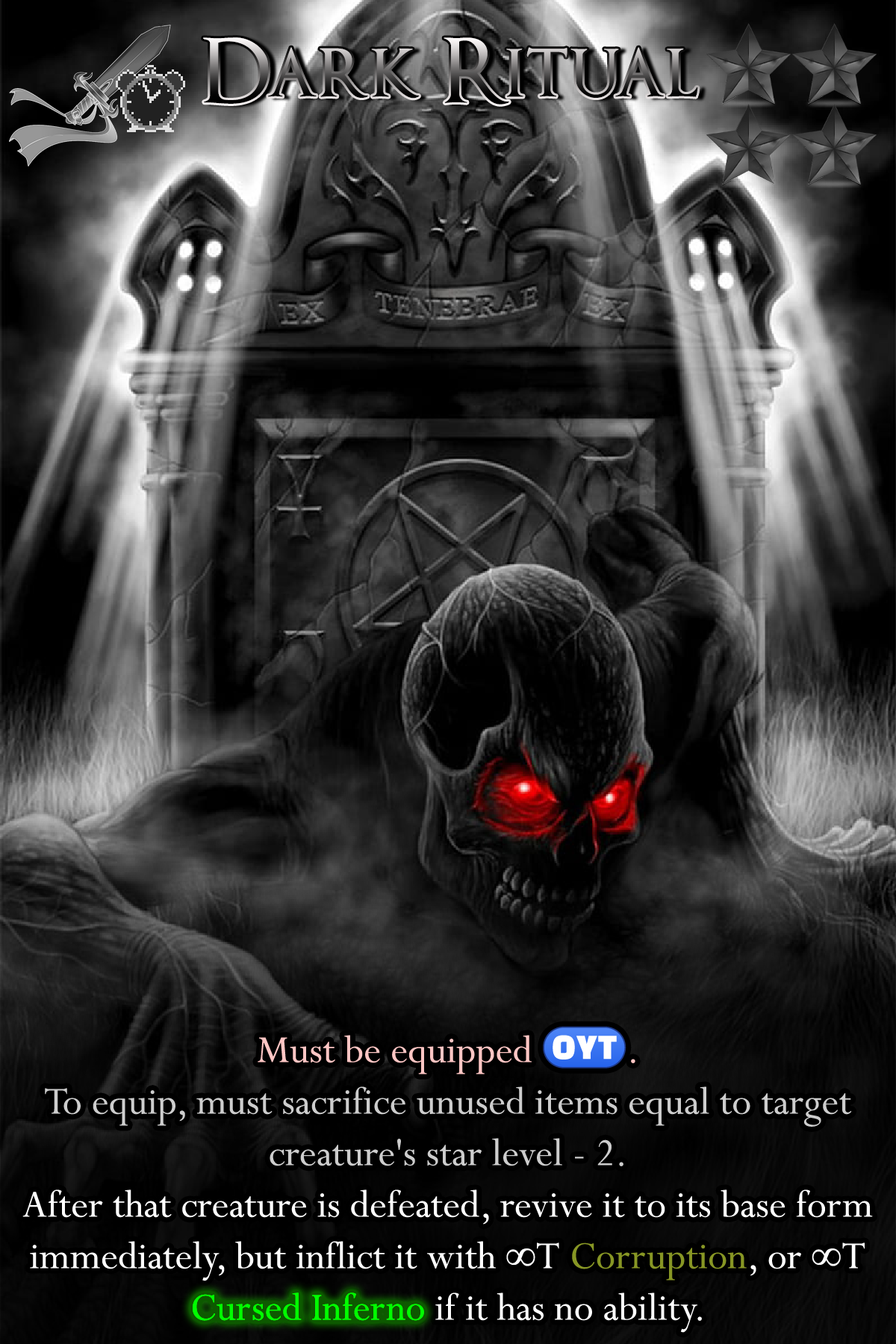
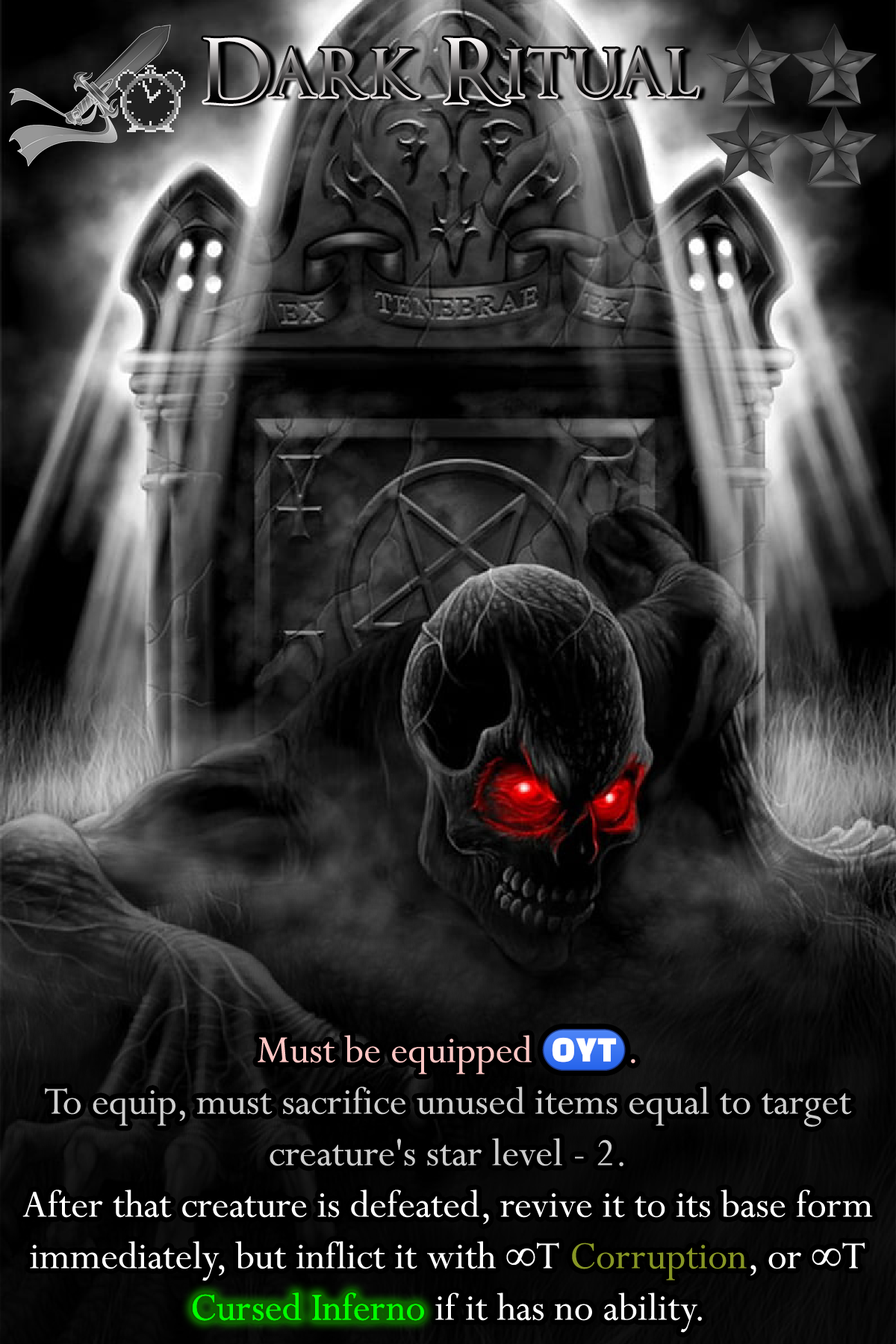
Layered file, before and after one edit (896×1344). Changes by layer:
painted on "Ability" over [541, 1025, 627, 1071]
